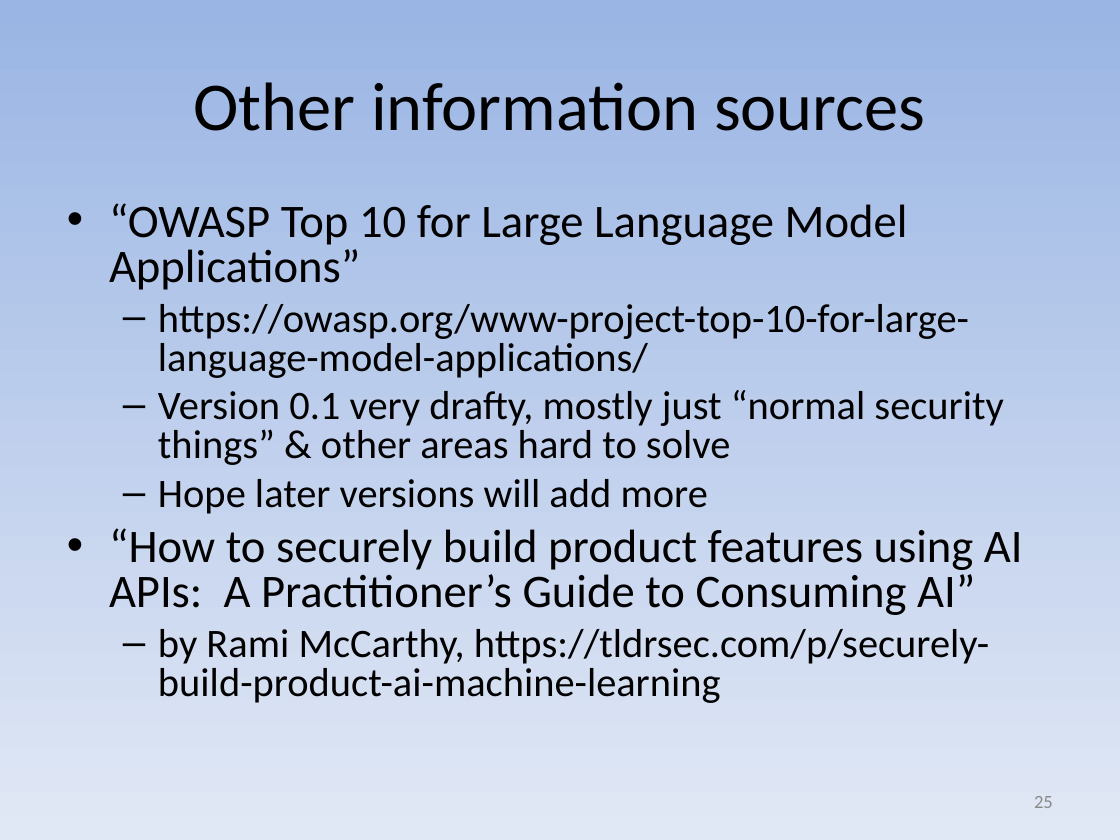
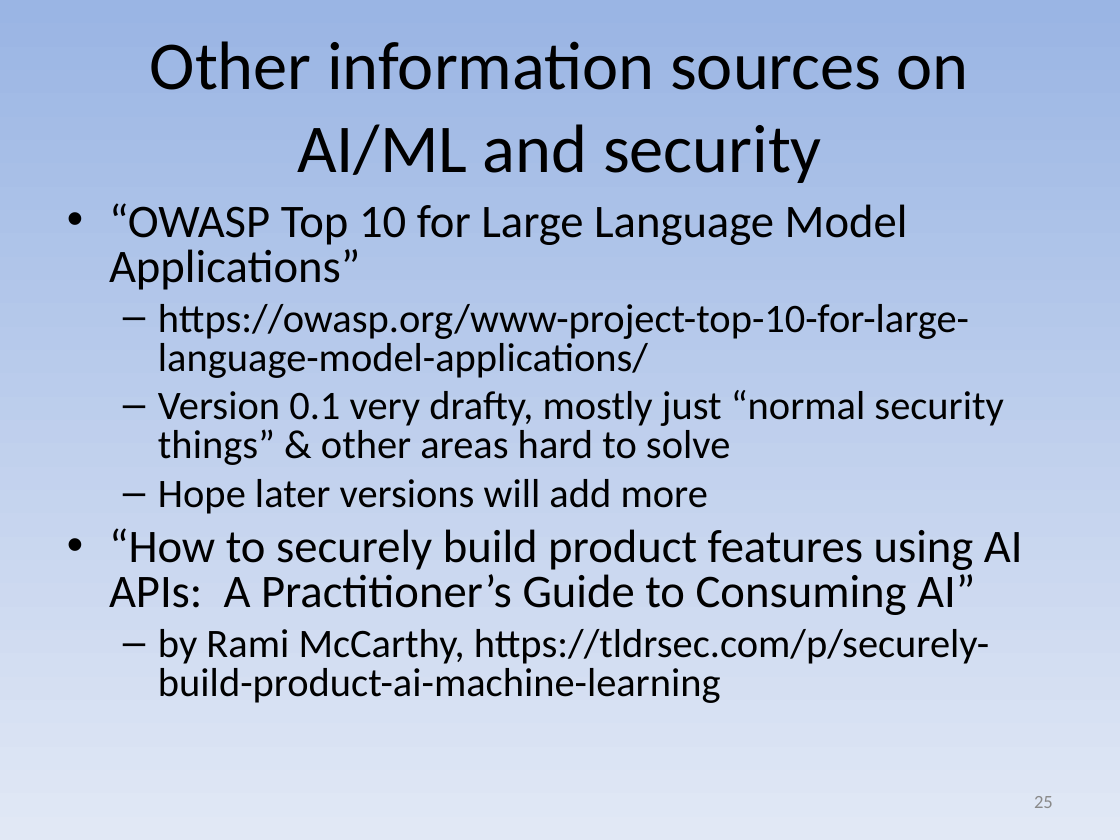
Before and after one commit to david-a-wheeler/david-a-wheeler.github.io, a slide deck: slide 25 of secure-class/presentations/AI-ML-Security.ppt. Drawn at 1120x840 pixels with LibreOffice and Linux fonts; fonts in the diff are those of the drawing. Boxes give left, top, right and bottom in pixels: in the first picture for what was removed or moved away, otherwise in the second. Text is boxed around its words. In the diff, an @@ line names an element or a change of style, - is before the commit and + after.

```diff
--- a/secure-class/presentations/AI-ML-Security.ppt
+++ b/secure-class/presentations/AI-ML-Security.ppt
@@ title at <box>150,41,969,183</box>: text changed @@
-Other information sources
+Other information sources on AI/ML and security
```
Also in this commit, not shown: 3 other slides changed, 1 slide added.
